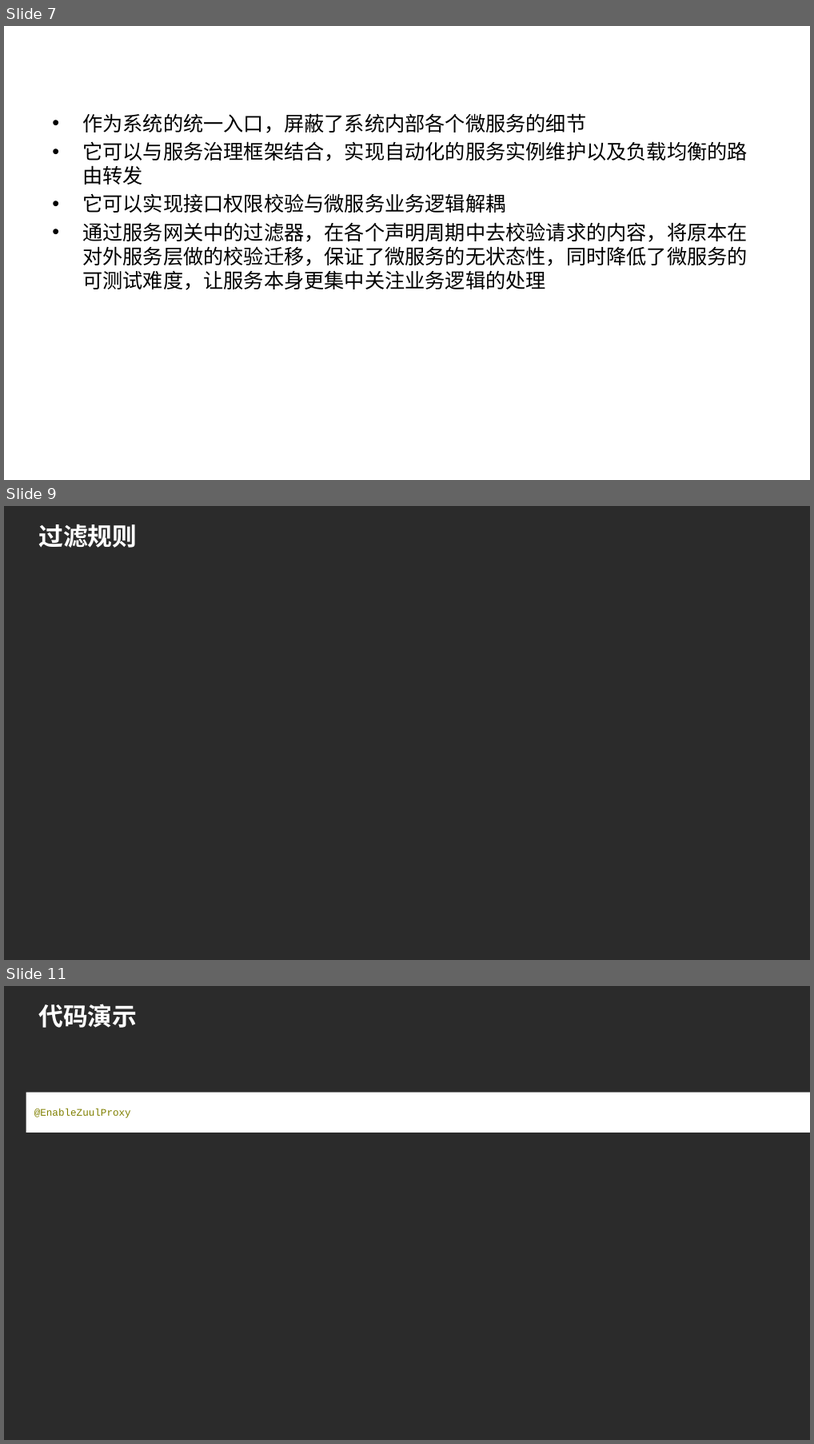
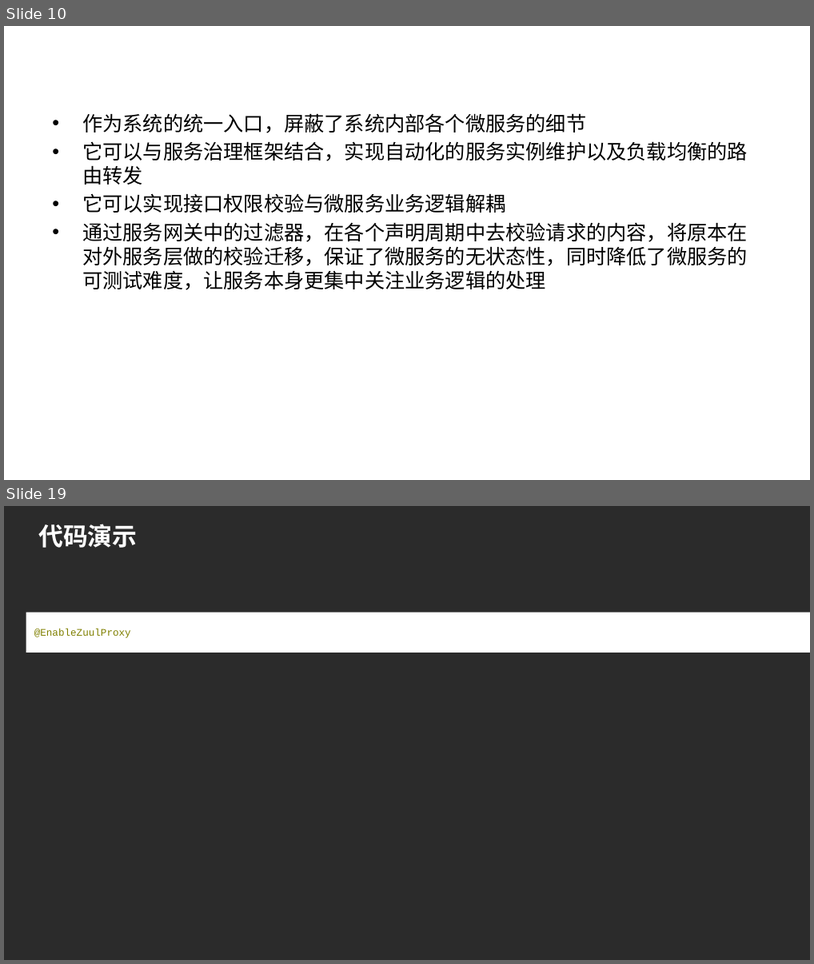
Before and after one commit to hlniceguy/spring-cloud-demo, a slide deck: doc/Spring Cloud Zuul.pptx. Shown one above the other, each under a label of ours: slides 7, 9 and 11 before the commit, slides 10 and 19 after it; the slides between them are not shown. The pictures are 814x1444 and 814x964 pixels, drawn with LibreOffice and Linux fonts; fonts in the diff are those of the drawing; background and template pictures are left out; a plain dark background stands for a picture behind light text. Boxes give left, top, right and bottom in pixels: in the first picture for what was removed or moved away, otherwise in the second. Text is boxed around its words. In the diff, an @@ line names an element or a change of style, - is before the commit and + after.

```diff
--- a/doc/Spring Cloud Zuul.pptx
+++ b/doc/Spring Cloud Zuul.pptx
@@ slide 9 removed at (4, 506, 810, 960), background picture (left out) @@
@@ title removed at (38, 524, 137, 548) @@
-过滤规则
@@ what was slide 7 is now slide 10 @@
@@ what was slide 11 is now slide 19 @@
```
Also in this commit, not shown: 3 slides changed, 11 slides added, 1 other slide removed, 2 other files.
